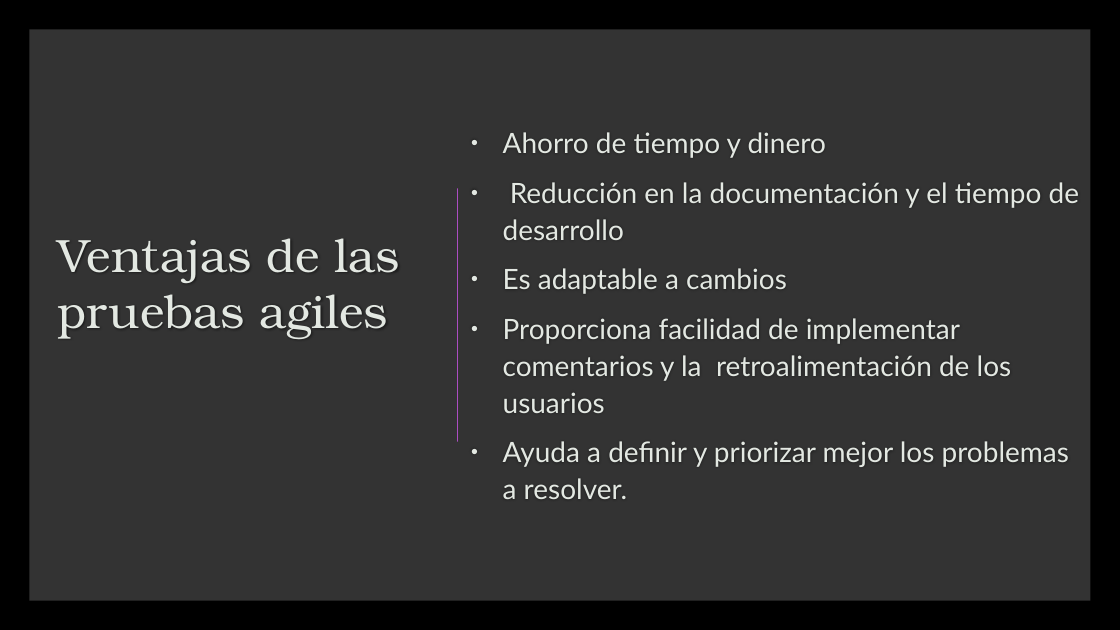
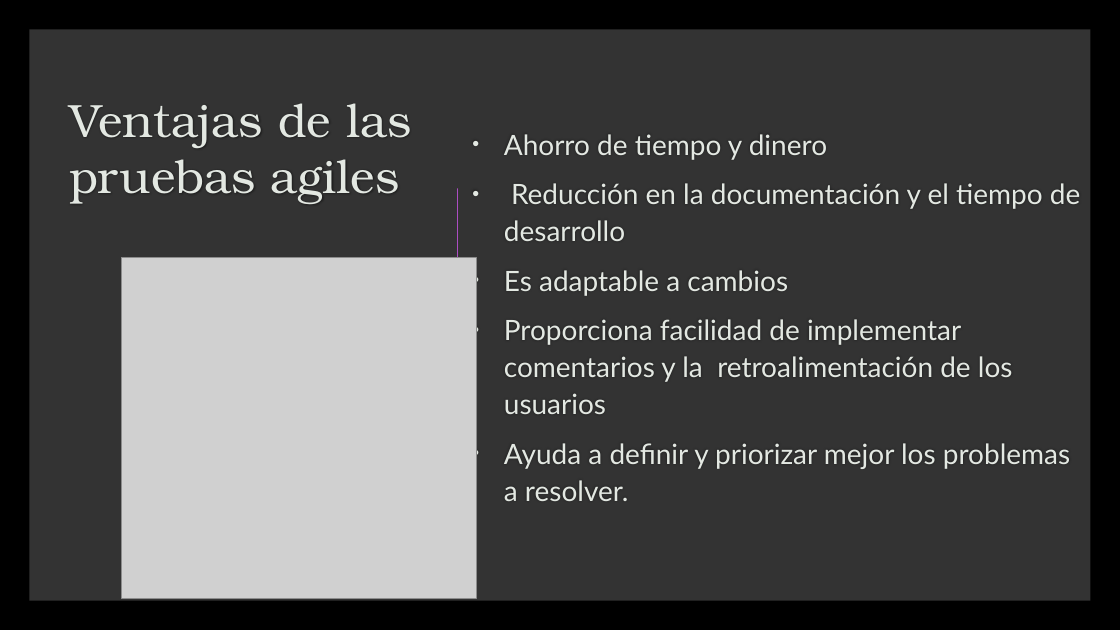
Before and after one commit to ReyesMCuesta/DAM_Entorno_Equipo2_Sprint3, a slide deck: slide 4 of PruebasAgilesV2.pptx. Drawn at 1120x630 pixels with LibreOffice and Linux fonts; fonts in the diff are those of the drawing; grey boxes stand for pictures; background and template pictures are left out. Boxes give left, top, right and bottom in pixels: in the first picture for what was removed or moved away, otherwise in the second. Text is boxed around its words. In the diff, an @@ line names an element or a change of style, - is before the commit and + after.

Commit message:
actualizacion de la presentacion pruebas agiles
Se han añadido imagenes

```diff
--- a/PruebasAgilesV2.pptx
+++ b/PruebasAgilesV2.pptx
@@ title "Ventajas de las pruebas agiles": place and size @@
-title "Ventajas de las pruebas agiles" at bbox=[58, 238, 400, 339]
+title "Ventajas de las pruebas agiles" at bbox=[69, 103, 411, 204]
@@ picture added at bbox=[122, 258, 476, 598] @@
```
Also in this commit, not shown: 1 other slide changed.
